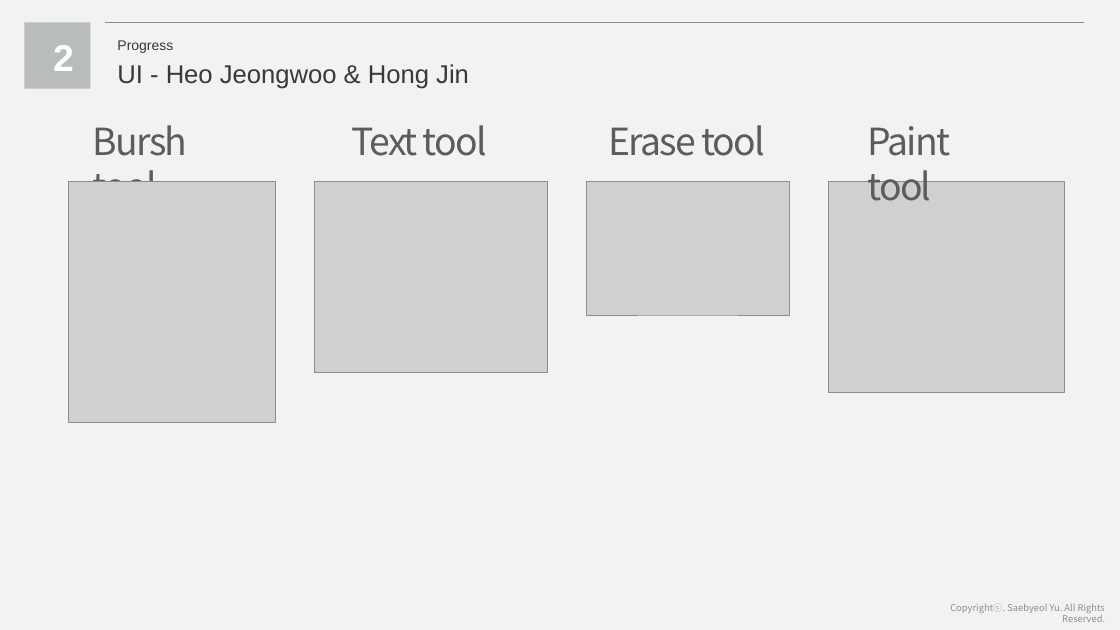
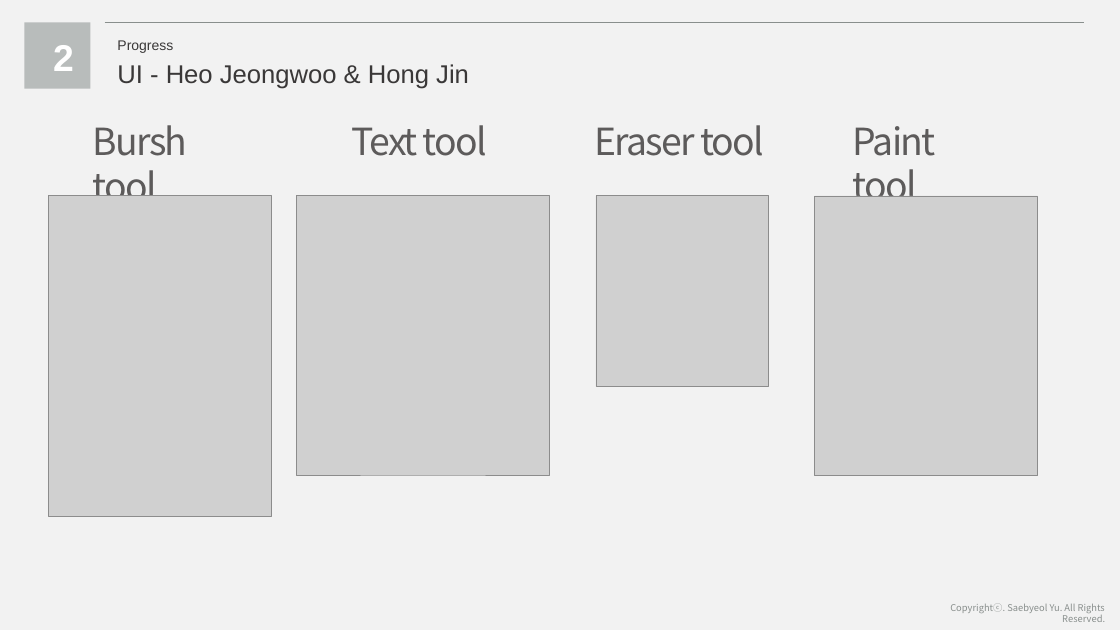
Before and after one commit to smoothie316/Docs, a slide deck: slide 9 of Weekly Presentation/Capstone Design 6th Presentation.pptx. Drawn at 1120x630 pixels with LibreOffice and Linux fonts; fonts in the diff are those of the drawing; grey boxes stand for pictures. Boxes give left, top, right and bottom in pixels: in the first picture for what was removed or moved away, otherwise in the second. Text is boxed around its words. In the diff, an @@ line names an element or a change of style, - is before the commit and + after.

Commit message:
UI

```diff
--- a/Weekly Presentation/Capstone Design 6th Presentation.pptx
+++ b/Weekly Presentation/Capstone Design 6th Presentation.pptx
@@ text "Paint tool" rewrapped from [867,126,950,201] to [853,126,936,197] @@
@@ text at [595,125,764,156]: text changed @@
-Erase tool
+Eraser tool
@@ picture: place and size @@
-picture at [69,181,276,423]
+picture at [49,196,272,516]
@@ picture: place and size @@
-picture at [314,181,547,373]
+picture at [297,196,550,475]
@@ picture: place and size @@
-picture at [586,181,790,315]
+picture at [597,196,769,386]
@@ picture: place and size @@
-picture at [829,181,1065,393]
+picture at [815,196,1038,476]
```
Also in this commit, not shown: 1 slide added.
